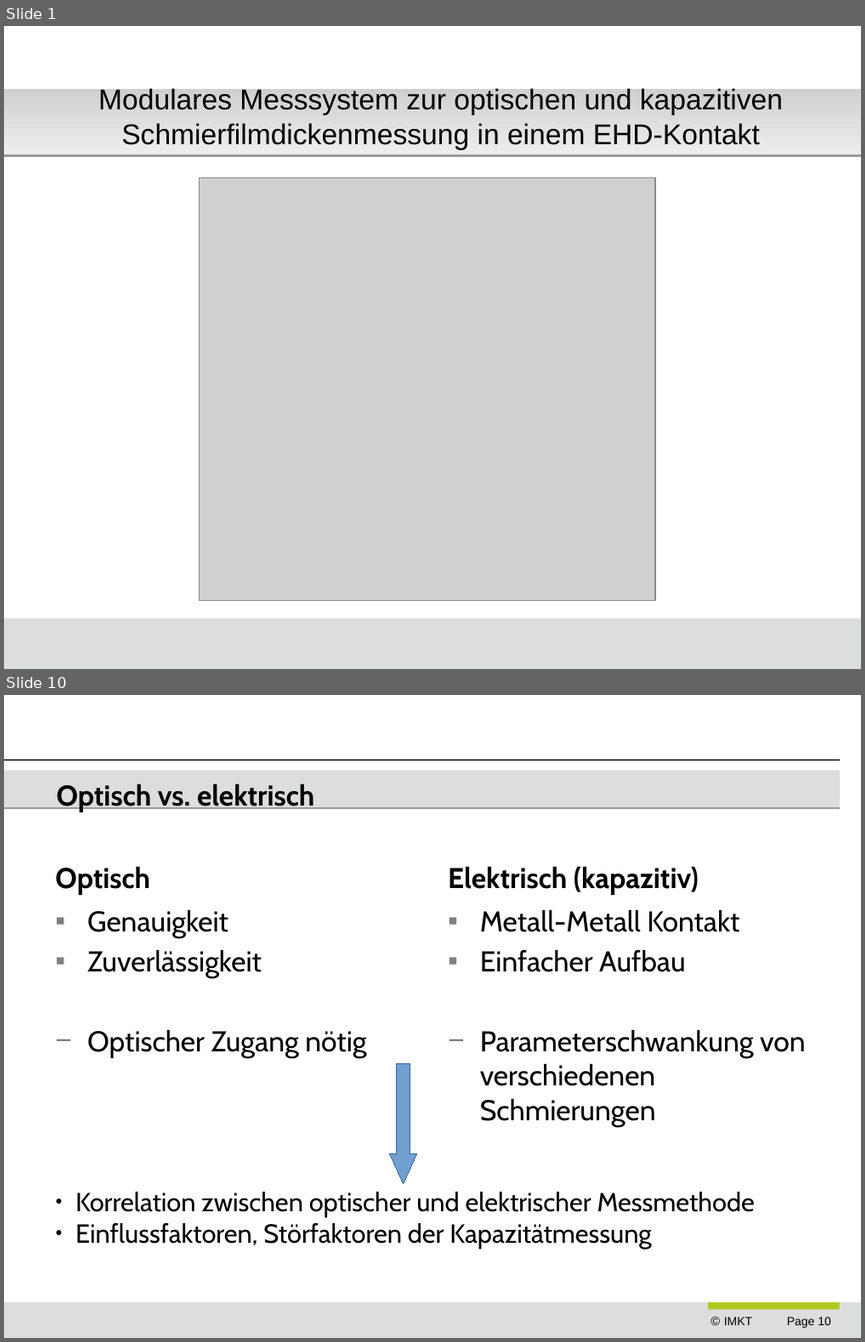
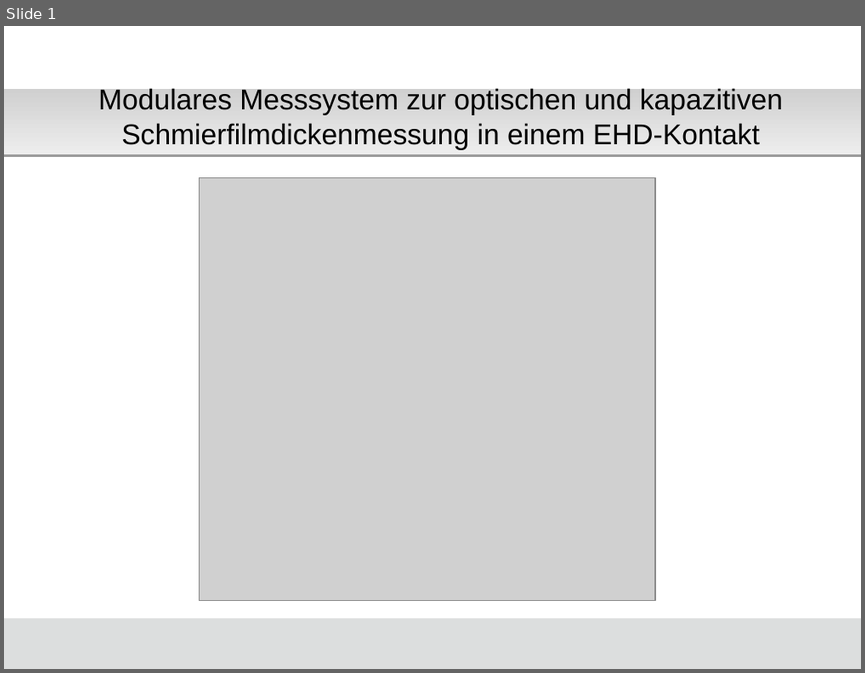
Before and after one commit to ngocminhdao88/dao_masterarbeit, a slide deck: presentations/dao_end_prezi.odp. Shown one above the other, each under a label of ours: slides 1 and 10 before the commit, slide 1 after it; the slides between them are not shown. The pictures are 865x1342 and 865x673 pixels, drawn with LibreOffice and Linux fonts; fonts in the diff are those of the drawing; grey boxes stand for pictures; background and template pictures are left out. Boxes give left, top, right and bottom in pixels: in the first picture for what was removed or moved away, otherwise in the second. Text is boxed around its words. In the diff, an @@ line names an element or a change of style, - is before the commit and + after.

```diff
--- a/presentations/dao_end_prezi.odp
+++ b/presentations/dao_end_prezi.odp
@@ slide 10 removed at <box>4,695,861,1338</box>, background #FFFFFF; not listed: 4 template elements that a slide beside it also shows @@
@@ title removed at <box>57,783,314,812</box> @@
-Optisch vs. elektrisch
@@ text removed at <box>55,866,150,895</box> @@
-Optisch
@@ text removed at <box>448,866,698,895</box> @@
-Elektrisch (kapazitiv)
@@ text removed at <box>87,909,366,1058</box> @@
-▪ Genauigkeit
-▪ Zuverlässigkeit
-− Optischer Zugang nötig
@@ text removed at <box>480,909,806,1127</box> @@
-▪ Metall-Metall Kontakt
-▪ Einfacher Aufbau
-− Parameterschwankung von verschiedenen Schmierungen
@@ down arrow removed at <box>390,1063,417,1184</box> @@
@@ text removed at <box>75,1191,755,1248</box> @@
-● Korrelation zwischen optischer und elektrischer Messmethode
-● Einflussfaktoren, Störfaktoren der Kapazitätmessung
@@ rectangle removed at <box>709,1302,840,1309</box> @@
@@ text removed at <box>703,1309,740,1332</box> @@
-©
@@ text removed at <box>724,1316,752,1325</box> @@
-IMKT
```
Also in this commit, not shown: 18 slides changed, 4 slides added, 1 other slide removed, 3 other files.
